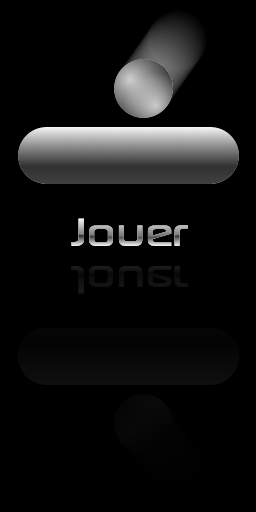
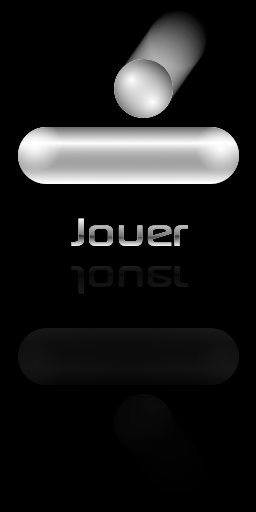
Comparing the layer stacks of the two w=256, h=512 images. Changes:
renamed "Copie de Texte" to "Copie de Texte #1", painted on it over <box>18,328,239,385</box>
added layer "Copie de balle" above "balle" over <box>18,11,239,184</box>
"reflet_b": opacity 70% → 100%, painted on it over <box>115,63,173,118</box>
"reflet_h": opacity 80% → 100%, painted on it over <box>114,59,173,118</box>
added layer "reflet_h #3" in group "raquette" over <box>18,127,239,184</box>
painted on "reflet_h #1" over <box>18,127,239,174</box>
